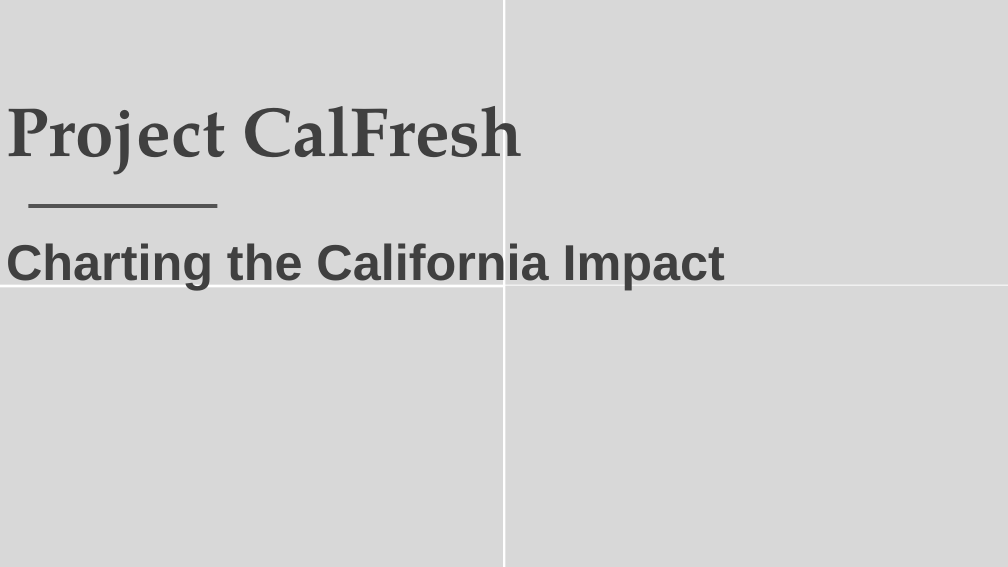
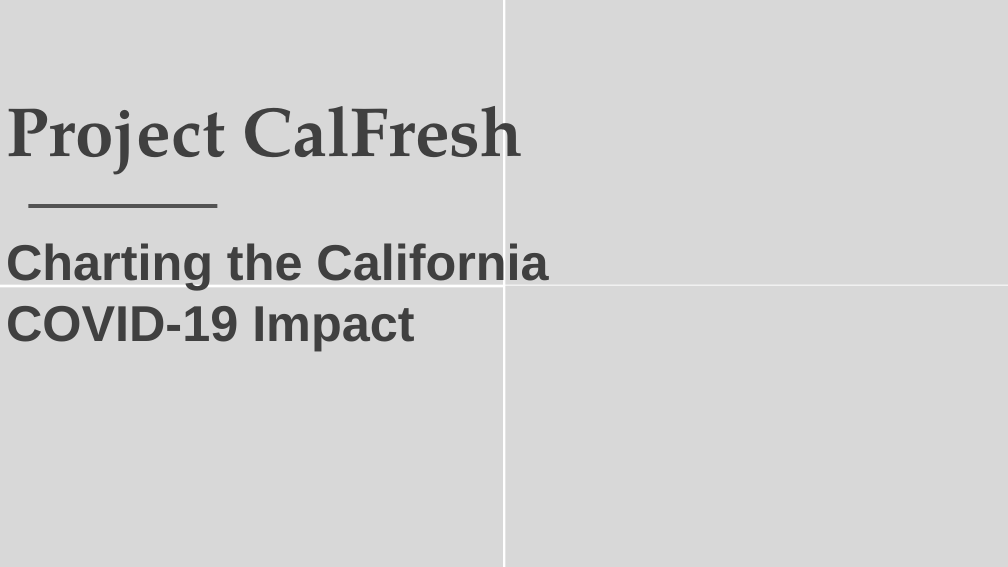
Before and after one commit to speedracer05/Covid_CalFresh, a slide deck: slide 1 of Presentation/Covid_CalFresh_v.01.pptx. Drawn at 1008x567 pixels with LibreOffice and Linux fonts; fonts in the diff are those of the drawing; background and template pictures are left out. Boxes give left, top, right and bottom in pixels: in the first picture for what was removed or moved away, otherwise in the second. Text is boxed around its words. In the diff, an @@ line names an element or a change of style, - is before the commit and + after.

```diff
--- a/Presentation/Covid_CalFresh_v.01.pptx
+++ b/Presentation/Covid_CalFresh_v.01.pptx
@@ text at (6,243,548,351): text changed @@
-Charting the California Impact
+Charting the California
+COVID-19 Impact
```
Also in this commit, not shown: 1 slide added, 1 slide removed, 1 other file.
